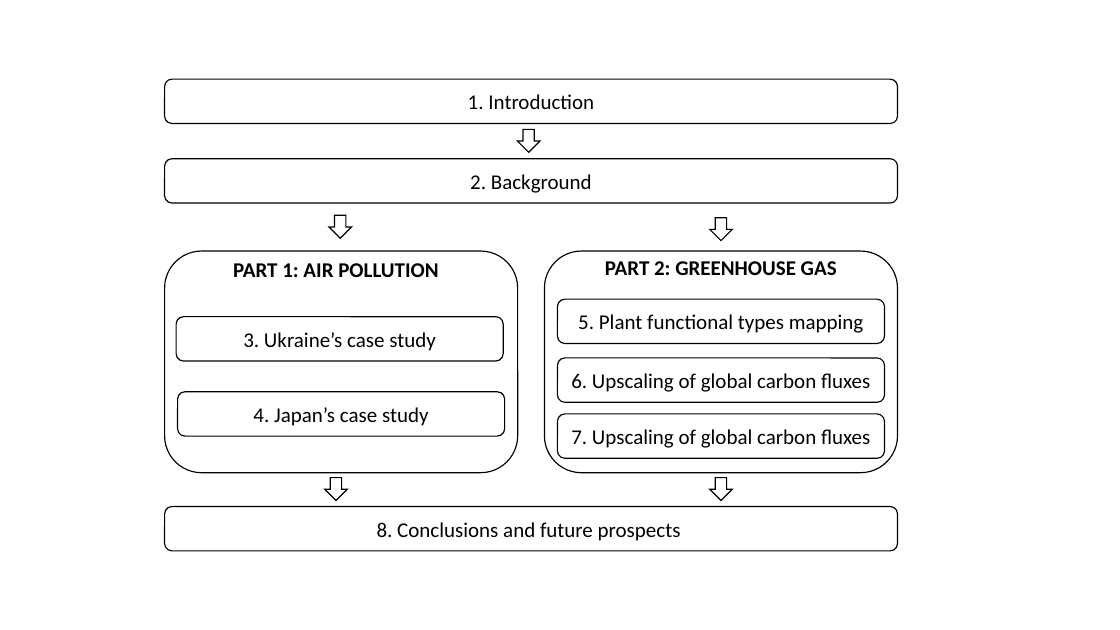
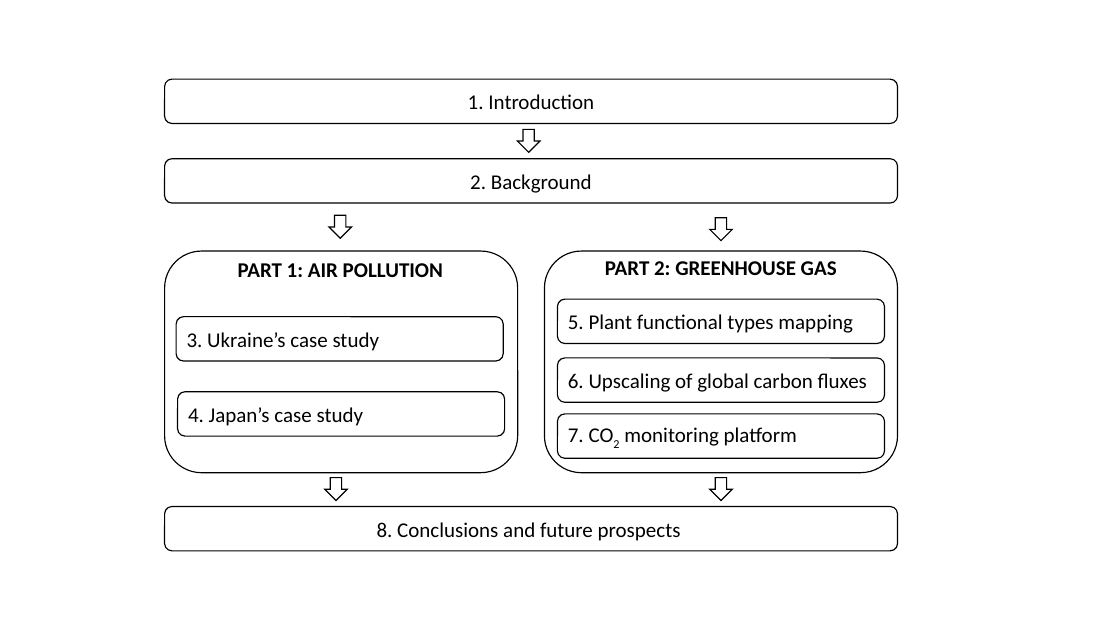
Before and after one commit to anhp95/thesis, a slide deck: slide 2 of ppt/outline.pptx. Drawn at 1120x630 pixels with LibreOffice and Linux fonts; fonts in the diff are those of the drawing. Boxes give left, top, right and bottom in pixels: in the first picture for what was removed or moved away, otherwise in the second. Text is boxed around its words. In the diff, an @@ line names an element or a change of style, - is before the commit and + after.

```diff
--- a/ppt/outline.pptx
+++ b/ppt/outline.pptx
@@ text "PART 1: AIR POLLUTION": place and size @@
-text "PART 1: AIR POLLUTION" at (233,263,438,277)
+text "PART 1: AIR POLLUTION" at (238,263,443,277)
@@ alignment centre to left in 4 elements at (176,317,503,361), (177,392,504,436), (558,299,885,344), (558,358,885,402) @@
@@ text in rounded rectangle at (568,427,797,446): text changed @@
-7. Upscaling of global carbon fluxes
+7. CO2 monitoring platform
```
Also in this commit, not shown: 6 other files.
